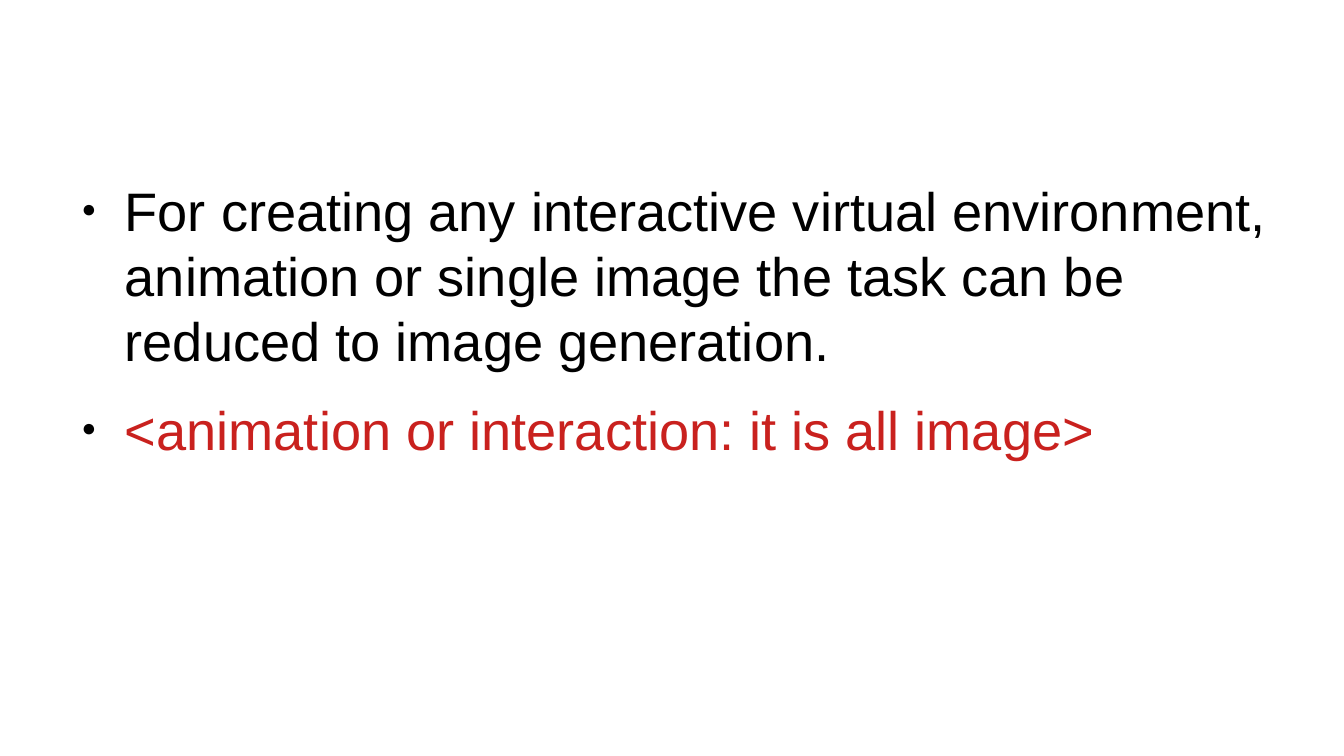
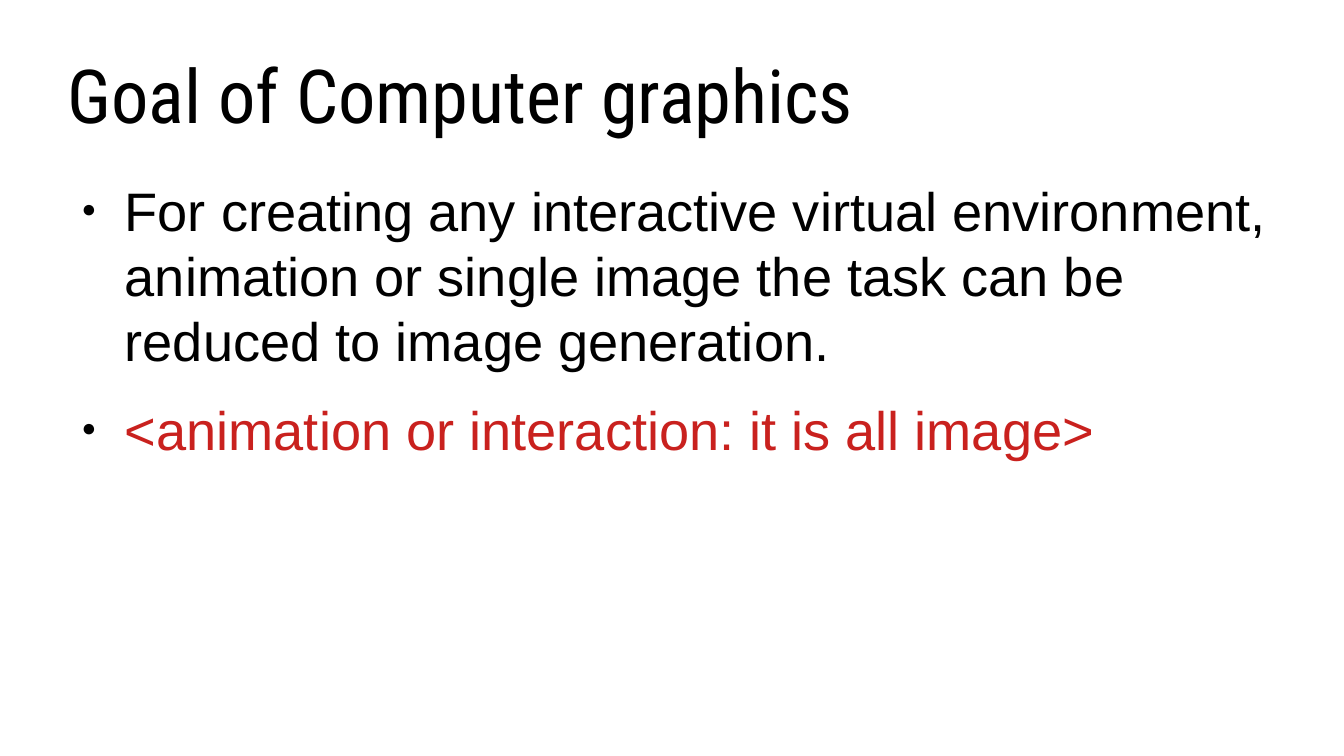
Before and after one commit to lorentzo/IntroductionToComputerGraphics, a slide deck: slide 3 of lectures/2_overview_computer_image_generation/computer_image_generation_overview.odp (slide 4 before the commit). Drawn at 1344x756 pixels with LibreOffice and Linux fonts; fonts in the diff are those of the drawing. Boxes give left, top, right and bottom in pixels: in the first picture for what was removed or moved away, otherwise in the second. Text is boxed around its words. In the diff, an @@ line names an element or a change of style, - is before the commit and + after.

```diff
--- a/lectures/2_overview_computer_image_generation/computer_image_generation_overview.odp
+++ b/lectures/2_overview_computer_image_generation/computer_image_generation_overview.odp
@@ title added at bbox=[67, 66, 853, 139], 44 pt, text #000000 @@
+Goal of Computer graphics
```
Also in this commit, not shown: 4 other slides changed, 1 slide added, 7 other files.
